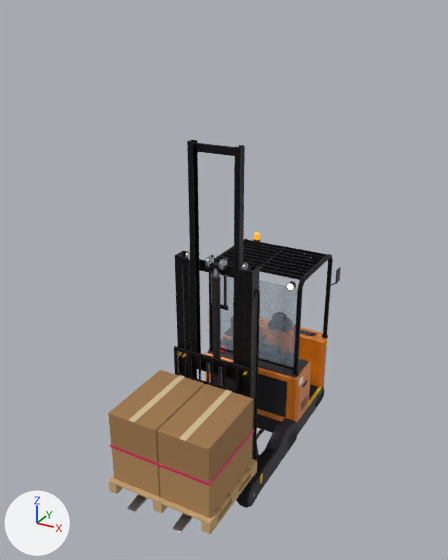
Renders of the glTF model truck-finder/nct-truck-finder/assets/models/reach.glb from each side of a commit.
Rendered twice from a 50 mm camera at (2.83, -5.73, 4.92) aimed at (-0.05, -0.48, 2.3). Arrows for +X, +Y and +Z are at lower left; the lights stay in place. The picture after the commit comes second. Both versions are drawn at frame 24 of the action 'mast_inner'; the numbers are the values there.

Before the edit, the objects in view are built like this:
```python
ob_base = bpy.data.objects.new('base', me_base_001)
ob_base.location = (0.0, 0.0, 0.22)
ob_mast_inner = bpy.data.objects.new('mast_inner', None)
ob_mast_inner.parent = ob_reach
ob_mast_inner.location = (0.0, 0.0, 1.2)
ob_pal_top = bpy.data.objects.new('pal_top', me_pal_top_005)
ob_pal_top.parent = ob_pal
ob_pal_top.location = (0.0, -0.427, 0.133)
# also in view: 'tine' at (0.0, -1.36, 0.95); 'm_mid' at (0.0, -0.7, 1.39); 'rc_beam' at (0.0, -0.43, 1.35); 'm_inn' at (0.0, -0.73, 2.57)
```
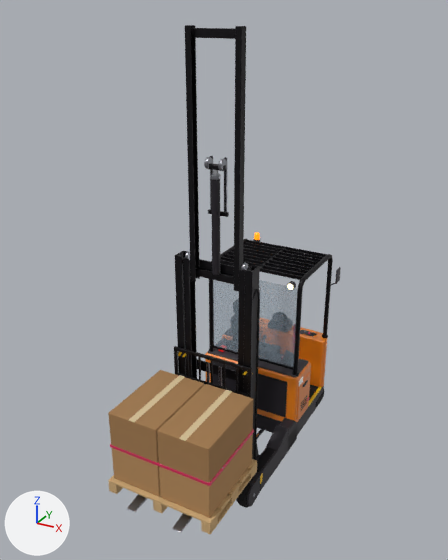
ob_mast_inner is not drawn itself; it is the parent of ob_chain_r, ob_chain_r_001, ob_m_inn, ob_mast_pulley.

Diff of the bpy script that builds the scene:
```diff
--- a/truck-finder/nct-truck-finder/assets/models/reach.glb.py
+++ b/truck-finder/nct-truck-finder/assets/models/reach.glb.py
@@ ob_mast_inner @@
 ob_mast_inner.parent = ob_reach
-ob_mast_inner.location = (0.0, 0.0, 1.2)
+ob_mast_inner.location = (0.0, 0.0, 2.2)
```

Location of each change, [x1, y1, x2, y2] in pixels of the pictures (448 x 560 px):
'm_inn', moved
    before: [187, 140, 245, 377]
    after: [185, 25, 246, 291]
'fl_rod', moved
    before: [206, 256, 227, 274]
    after: [204, 157, 227, 175]
'chain_r_s.001', moved
    before: [224, 257, 227, 306]
    after: [224, 157, 227, 212]
'chain_r_s', moved
    before: [211, 255, 214, 302]
    after: [210, 156, 213, 210]
